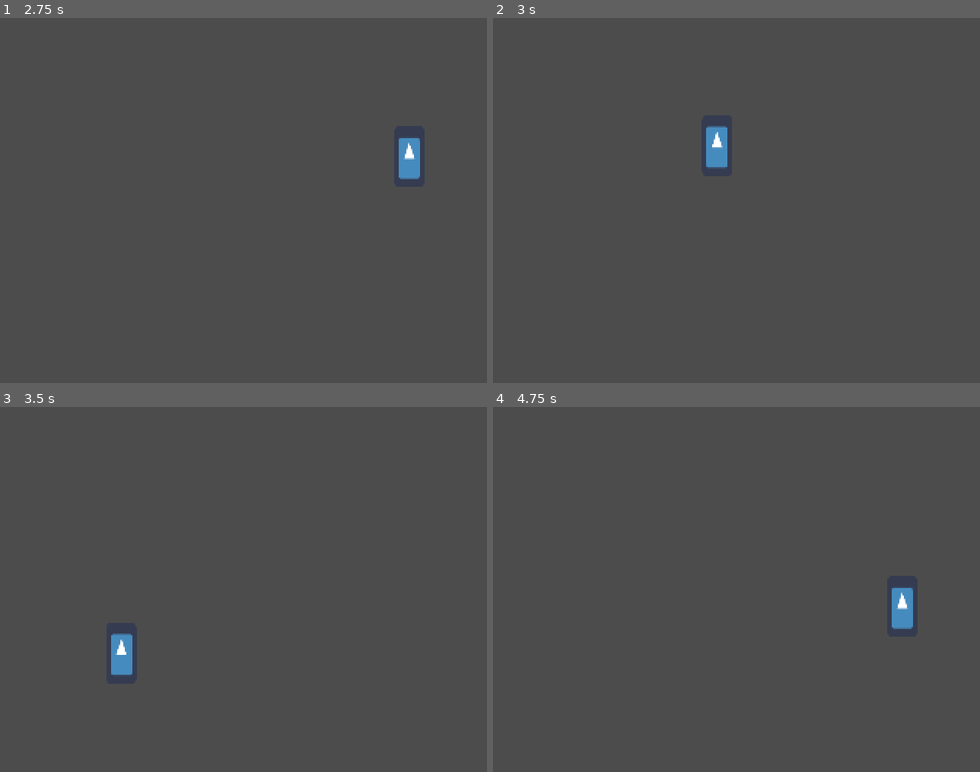
Above: before the commit, frames 1-4 (two rows, left to right).
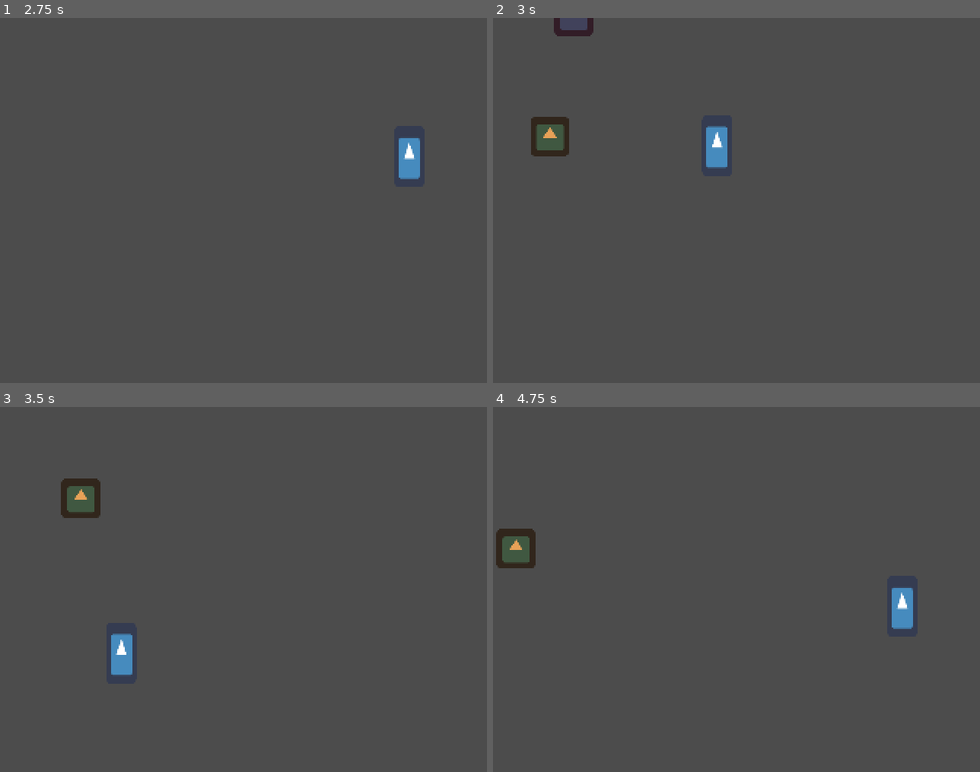
Above: after the commit, the same moments.

Repository: Luxxdev/GameJamPlus
Game: Godot game, scene res://Scenes/TitleScreen.tscn
Two runs of this game, one before a commit and one after it. Both use one fixed random seed, a clock stepped at 60 frames per second and the inputs below. The engine's default icon, where the game draws it, is replaced by a stand-in: a white triangle on a blue panel in a dark square.
Inputs:
- Up to frame 1 (2.75 s): click "Play" at 0.5 s; tap Enter at 1.25 s; hold Right (ui_right) from 1.28 s (still down); tap C (Dash) at 1.35, 2.1 s; tap Space (Jump) at 1.52, 2.27 s
- Up to frame 2 (3 s): tap Space (Jump) at 2.75 s; release Right (ui_right) at 2.78 s; hold Left (ui_left) from 2.78 s (still down); tap C (Dash) at 2.85 s
- Up to frame 3 (3.5 s): keep holding Left (ui_left)
- Up to frame 4 (4.75 s): release Left (ui_left) at 3.53 s; hold Right (ui_right) from 3.53 s (still down); tap C (Dash) at 3.6, 4.35 s; tap Space (Jump) at 3.77, 4.52 s

Frame 1 is identical in both runs. In frame 2, 0.7% of the frame differs, in the area x 7-21%, y 0-38%; in frame 3, 0.5%; in frame 4, 0.5%.
Error before the commit: Parse Error: Type-less export needs a constant expression assigned to infer type. (res://Objects/EnemySpawner.gd:11)

Commit message:
Enemy variations started

Diff:
--- /dev/null
+++ b/Objects/ChargingEnemy.tscn
@@ -0,0 +1,23 @@
+[gd_scene load_steps=4 format=2]
+
+[ext_resource path="res://icon.png" type="Texture" id=1]
+
+[sub_resource type="CircleShape2D" id=5]
+radius = 203.158
+
+[sub_resource type="CircleShape2D" id=7]
+radius = 87.0057
+
+[node name="Sprite" type="Sprite"]
+modulate = Color( 0.909804, 0.635294, 0.345098, 1 )
+texture = ExtResource( 1 )
+
+[node name="PlayerFollowCheck" type="Area2D" parent="."]
+
+[node name="CollisionShape2D" type="CollisionShape2D" parent="PlayerFollowCheck"]
+shape = SubResource( 5 )
+
+[node name="AttackArea" type="Area2D" parent="."]
+
+[node name="CollisionShape2D" type="CollisionShape2D" parent="AttackArea"]
+shape = SubResource( 7 )
--- /dev/null
+++ b/Objects/Enemies/ChargingEnemyRes.tres
@@ -0,0 +1,11 @@
+[gd_resource type="Resource" load_steps=3 format=2]
+
+[ext_resource path="res://Scripts/EnemyRes.gd" type="Script" id=1]
+[ext_resource path="res://Objects/ChargingEnemy.tscn" type="PackedScene" id=2]
+
+[resource]
+script = ExtResource( 1 )
+enemyName = "Charger"
+damage = 5
+hp = 2
+enemy = ExtResource( 2 )
--- /dev/null
+++ b/Objects/Enemies/ShootingEnemy.tscn
@@ -0,0 +1,34 @@
+[gd_scene load_steps=4 format=2]
+
+[ext_resource path="res://ShootingEnemy.gd" type="Script" id=1]
+[ext_resource path="res://icon.png" type="Texture" id=2]
+
+[sub_resource type="CircleShape2D" id=1]
+radius = 310.0
+
+[node name="ShootingEnemy" type="Sprite"]
+modulate = Color( 0.929412, 0.478431, 0.478431, 1 )
+scale = Vector2( 0.4, 0.4 )
+texture = ExtResource( 2 )
+script = ExtResource( 1 )
+
+[node name="Area2D" type="Area2D" parent="."]
+
+[node name="CollisionShape2D" type="CollisionShape2D" parent="Area2D"]
+shape = SubResource( 1 )
+
+[node name="ShootDelay" type="Timer" parent="."]
+wait_time = 5.0
+one_shot = true
+
+[node name="RayCast2D" type="RayCast2D" parent="."]
+enabled = true
+cast_to = Vector2( 310, 0 )
+
+[node name="VisibilityEnabler2D" type="VisibilityEnabler2D" parent="."]
+position = Vector2( -2.86102e-06, 2.86102e-06 )
+scale = Vector2( 3.25, 3.25 )
+physics_process_parent = true
+
+[connection signal="body_entered" from="Area2D" to="." method="_on_Area2D_body_entered"]
+[connection signal="body_exited" from="Area2D" to="." method="_on_Area2D_body_exited"]
--- /dev/null
+++ b/Objects/Enemies/ShootingEnemyRes.tres
@@ -0,0 +1,9 @@
+[gd_resource type="Resource" load_steps=2 format=2]
+
+[ext_resource path="res://Scripts/EnemyRes.gd" type="Script" id=1]
+
+[resource]
+script = ExtResource( 1 )
+enemyName = "Shooter"
+damage = 5
+hp = 1
--- /dev/null
+++ b/Objects/Enemies/StaticEnemyRes.tres
@@ -0,0 +1,9 @@
+[gd_resource type="Resource" load_steps=2 format=2]
+
+[ext_resource path="res://Scripts/EnemyRes.gd" type="Script" id=1]
+
+[resource]
+script = ExtResource( 1 )
+enemyName = "Shooter"
+damage = 5
+hp = 1
--- a/Objects/EnemyPath.tscn
+++ b/Objects/EnemyPath.tscn
@@ -1,18 +1,12 @@
-[gd_scene load_steps=6 format=2]
+[gd_scene load_steps=4 format=2]
 
-[ext_resource path="res://icon.png" type="Texture" id=1]
+[ext_resource path="res://Objects/ChargingEnemy.tscn" type="PackedScene" id=1]
 [ext_resource path="res://Scripts/EnemyPath.gd" type="Script" id=2]
 
 [sub_resource type="Curve2D" id=4]
 _data = {
 "points": PoolVector2Array( 0, 0, 0, 0, 72, -15, 0, 0, 0, 0, -69, -15, 0, 0, 0, 0, 7, 95, 0, 0, 0, 0, 72, -15 )
 }
-
-[sub_resource type="CircleShape2D" id=5]
-radius = 203.158
-
-[sub_resource type="CircleShape2D" id=7]
-radius = 87.0057
 
 [node name="Path2D" type="Path2D"]
 position = Vector2( 69.0001, 120 )
@@ -22,23 +16,8 @@
 [node name="PathFollow2D" type="PathFollow2D" parent="."]
 position = Vector2( 72, -15 )
 rotate = false
+lookahead = 0.001
 script = ExtResource( 2 )
 runSpeed = 2
 
-[node name="Sprite" type="Sprite" parent="PathFollow2D"]
-texture = ExtResource( 1 )
-
-[node name="PlayerFollowCheck" type="Area2D" parent="PathFollow2D/Sprite"]
-
-[node name="CollisionShape2D" type="CollisionShape2D" parent="PathFollow2D/Sprite/PlayerFollowCheck"]
-shape = SubResource( 5 )
-
-[node name="AttackArea" type="Area2D" parent="PathFollow2D/Sprite"]
-
-[node name="CollisionShape2D" type="CollisionShape2D" parent="PathFollow2D/Sprite/AttackArea"]
-shape = SubResource( 7 )
-
-[connection signal="body_entered" from="PathFollow2D/Sprite/PlayerFollowCheck" to="PathFollow2D" method="_on_PlayerAreaCheck_body_entered"]
-[connection signal="body_exited" from="PathFollow2D/Sprite/PlayerFollowCheck" to="PathFollow2D" method="_on_PlayerAreaCheck_body_exited"]
-[connection signal="body_entered" from="PathFollow2D/Sprite/AttackArea" to="PathFollow2D" method="_on_AttackArea_body_entered"]
-[connection signal="body_exited" from="PathFollow2D/Sprite/AttackArea" to="PathFollow2D" method="_on_AttackArea_body_exited"]
+[node name="Sprite" parent="PathFollow2D" instance=ExtResource( 1 )]
--- a/Objects/EnemySpawner.gd
+++ b/Objects/EnemySpawner.gd
@@ -7,7 +7,7 @@
 onready var enemyArea = $EnemyArea
 var timerDefaultWaitTime
 var canSpawn = false
-export var maxEnemies
+export var maxEnemies = 5
 onready var enemies = $Enemies
 
 func _ready():
--- a/Objects/Player.tscn
+++ b/Objects/Player.tscn
@@ -22,7 +22,7 @@
 
 [sub_resource type="AnimationNodeAnimation" id=7]
 
-[node name="Player" type="KinematicBody2D"]
+[node name="Player" type="KinematicBody2D" groups=["Player"]]
 collision_layer = 2
 script = ExtResource( 2 )
 
--- /dev/null
+++ b/Objects/StaticEnemy.tscn
@@ -0,0 +1,16 @@
+[gd_scene load_steps=3 format=2]
+
+[ext_resource path="res://icon.png" type="Texture" id=1]
+
+[sub_resource type="CircleShape2D" id=1]
+radius = 35.3553
+
+[node name="Sprite" type="Sprite"]
+modulate = Color( 0.54902, 1, 0.439216, 1 )
+scale = Vector2( 0.2, 0.2 )
+texture = ExtResource( 1 )
+
+[node name="Area2D" type="Area2D" parent="."]
+
+[node name="CollisionShape2D" type="CollisionShape2D" parent="Area2D"]
+shape = SubResource( 1 )
--- a/Scenes/TestScene.tscn
+++ b/Scenes/TestScene.tscn
@@ -1,13 +1,14 @@
-[gd_scene load_steps=6 format=2]
+[gd_scene load_steps=7 format=2]
 
 [ext_resource path="res://Objects/Player.tscn" type="PackedScene" id=1]
+[ext_resource path="res://Objects/Enemies/ShootingEnemy.tscn" type="PackedScene" id=2]
 [ext_resource path="res://Objects/EnemySpawner.tscn" type="PackedScene" id=4]
 
 [sub_resource type="RectangleShape2D" id=1]
 extents = Vector2( 11, 391.5 )
 
 [sub_resource type="RectangleShape2D" id=2]
-extents = Vector2( 508, 55 )
+extents = Vector2( 179, 30.5 )
 
 [sub_resource type="RectangleShape2D" id=3]
 extents = Vector2( 56.5, 36.625 )
@@ -39,11 +40,11 @@
 shape = SubResource( 1 )
 
 [node name="CollisionShape2D2" type="CollisionShape2D" parent="StaticBody2D"]
-position = Vector2( 310, -151 )
+position = Vector2( 310, -150 )
 shape = SubResource( 1 )
 
 [node name="CollisionShape2D3" type="CollisionShape2D" parent="StaticBody2D"]
-position = Vector2( 511, 297 )
+position = Vector2( 163, 272.5 )
 shape = SubResource( 2 )
 
 [node name="CollisionShape2D4" type="CollisionShape2D" parent="StaticBody2D"]
@@ -52,3 +53,6 @@
 
 [node name="Node2D" parent="." instance=ExtResource( 4 )]
 position = Vector2( 158, 96 )
+
+[node name="ShootingEnemy" parent="." instance=ExtResource( 2 )]
+position = Vector2( 73, 41 )
--- /dev/null
+++ b/Scripts/EnemyRes.gd
@@ -0,0 +1,10 @@
+extends Node
+class_name EnemyResource
+
+export(String) var enemyName = ""
+export(int) var damage = 0
+export(int) var hp = 0
+export(PackedScene) var enemy
+
+func Attack():
+	pass
--- a/Scripts/EnemySpawner.gd
+++ b/Scripts/EnemySpawner.gd
@@ -7,7 +7,7 @@
 onready var enemyArea = $EnemyArea
 var timerDefaultWaitTime
 var canSpawn = false
-export var maxEnemies
+export var maxEnemies = 1
 onready var enemies = $Enemies
 
 func _ready():
--- a/Scripts/PlayerScript.gd
+++ b/Scripts/PlayerScript.gd
@@ -1,5 +1,5 @@
 extends KinematicBody2D
-
+class_name Player
 
 # Declare member variables here. Examples:
 # var a = 2
--- /dev/null
+++ b/ShootingEnemy.gd
@@ -0,0 +1,41 @@
+extends Sprite
+class_name Enemy
+
+var angleConeOfVision = deg2rad(30.0)
+var maxViewDist = 800.0
+var angleBetweenRays = deg2rad(5.0)
+var PlayerInArea = false
+var target = null
+
+
+func _process(delta):
+	if PlayerInArea:
+		look_at(target.global_position)
+	if $RayCast2D.is_colliding():
+		if $RayCast2D.get_collider() is Player:
+			print('aaaa')
+		if $ShootDelay.is_stopped():
+			Shoot()
+
+
+func _on_Area2D_body_entered(body):
+	if "Player" in body.name:
+		PlayerInArea = true
+		target = body
+
+func _on_Area2D_body_exited(body):
+	if "Player" in body.name:
+		PlayerInArea = false
+		target = null
+
+func Shoot():
+	print("tiro")
+	$ShootDelay.start()
+
+func GenerateRaycasts():
+	var rayCount = angleConeOfVision / angleBetweenRays
+
+	for i in rayCount:
+		var ray = RayCast2D.new()
+		var angle = angleBetweenRays * (i - rayCount / 2.0)
+		ray.cast_to = Vector2.UP.rotated(angle) * maxViewDist
--- a/project.godot
+++ b/project.godot
@@ -7,6 +7,28 @@
 ;   param=value ; assign values to parameters
 
 config_version=4
+
+_global_script_classes=[ {
+"base": "Sprite",
+"class": "Enemy",
+"language": "GDScript",
+"path": "res://ShootingEnemy.gd"
+}, {
+"base": "Node",
+"class": "EnemyResource",
+"language": "GDScript",
+"path": "res://Scripts/EnemyRes.gd"
+}, {
+"base": "KinematicBody2D",
+"class": "Player",
+"language": "GDScript",
+"path": "res://Scripts/PlayerScript.gd"
+} ]
+_global_script_class_icons={
+"Enemy": "",
+"EnemyResource": "",
+"Player": ""
+}
 
 [application]
 
